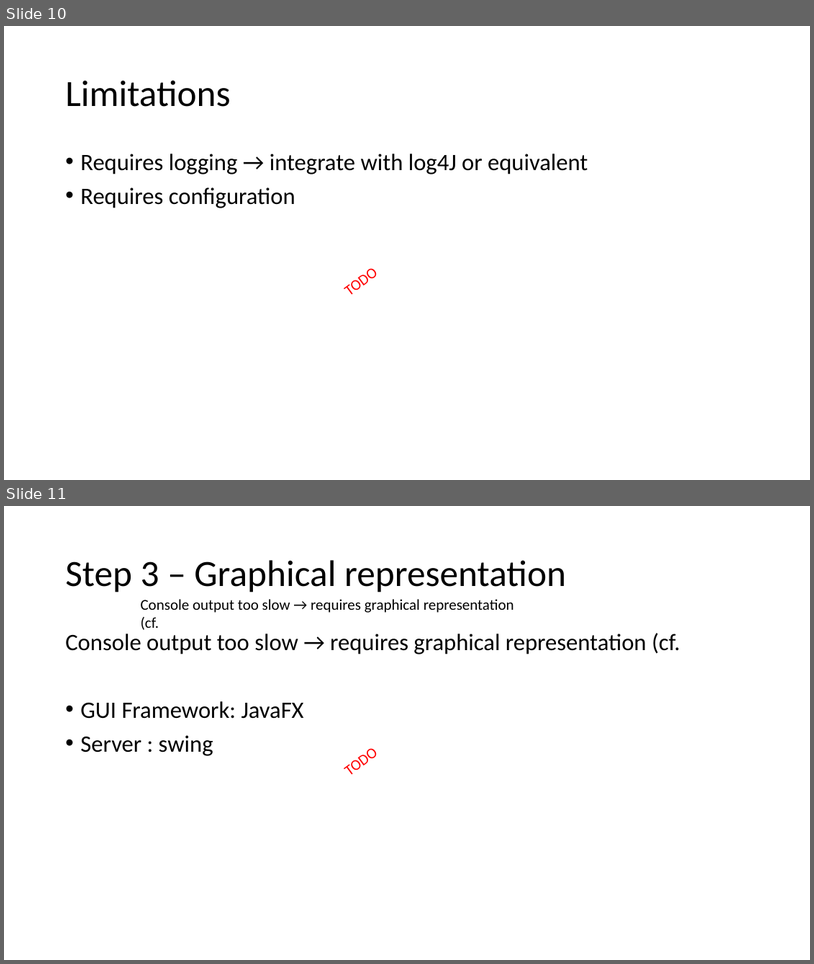
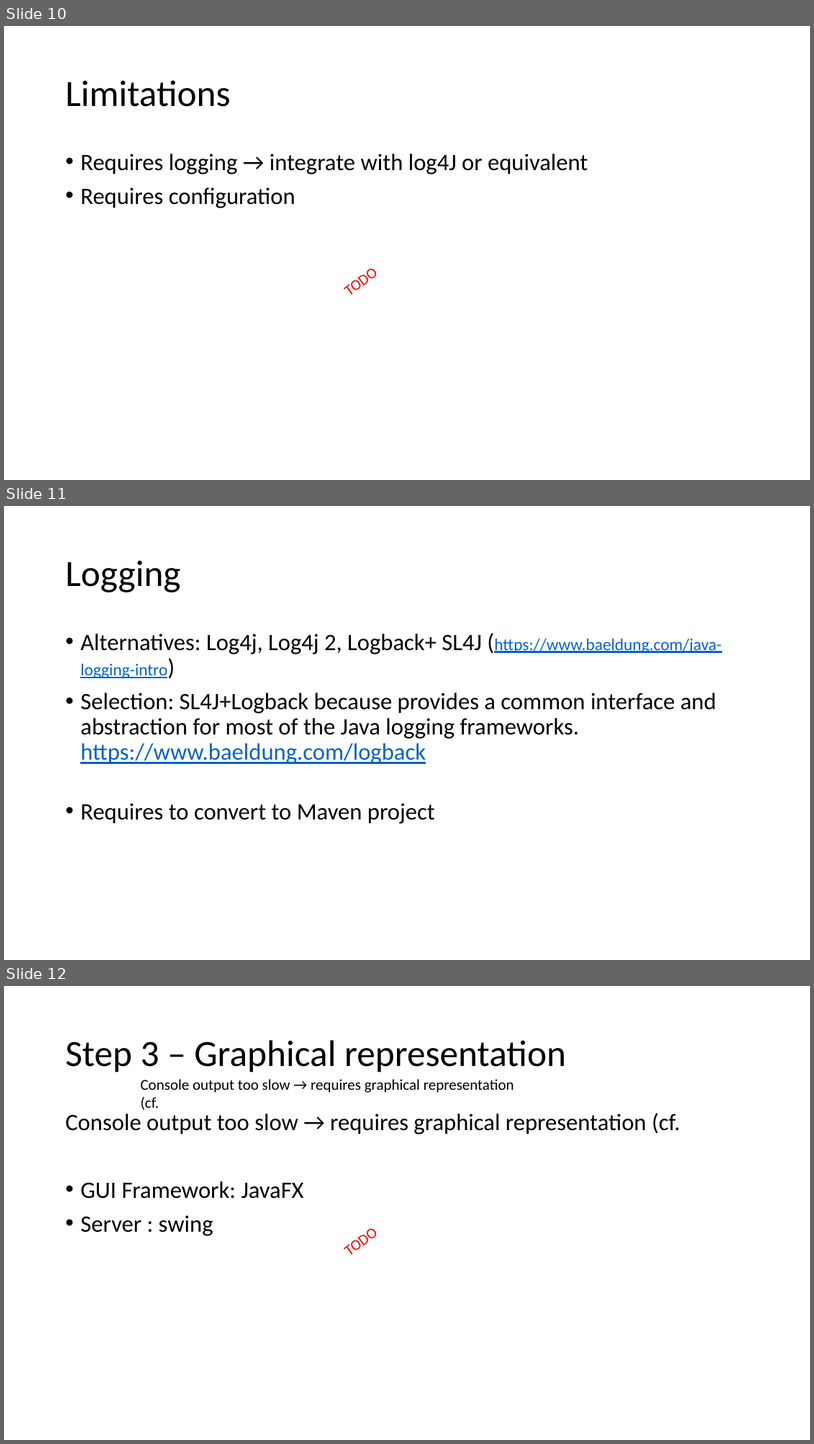
Before and after one commit to devidin/yavumeter, a slide deck: doc/Steps overview.pptx. Shown one above the other, each under a label of ours: slides 10 and 11 before the commit, slides 10, 11 and 12 after it. The pictures are 814x964 and 814x1444 pixels, drawn with LibreOffice and Linux fonts; fonts in the diff are those of the drawing. Boxes give left, top, right and bottom in pixels: in the first picture for what was removed or moved away, otherwise in the second. Text is boxed around its words. In the diff, an @@ line names an element or a change of style, - is before the commit and + after.

```diff
--- a/doc/Steps overview.pptx
+++ b/doc/Steps overview.pptx
@@ slide 11 added at (4, 506, 810, 960), background #FFFFFF @@
@@ title added at (65, 560, 180, 592), 44 pt, text #000000 @@
+Logging
@@ text added at (80, 633, 722, 824), 28 pt, text #000000 @@
+• Alternatives: Log4j, Log4j 2, Logback+ SL4J (https://www.baeldung.com/java-logging-intro)
+• Selection: SL4J+Logback because provides a common interface and abstraction for most of the Java logging frameworks.
+  https://www.baeldung.com/logback
+• Requires to convert to Maven project
@@ what was slide 11 is now slide 12 @@
```
Also in this commit, not shown: 1 slide changed.
